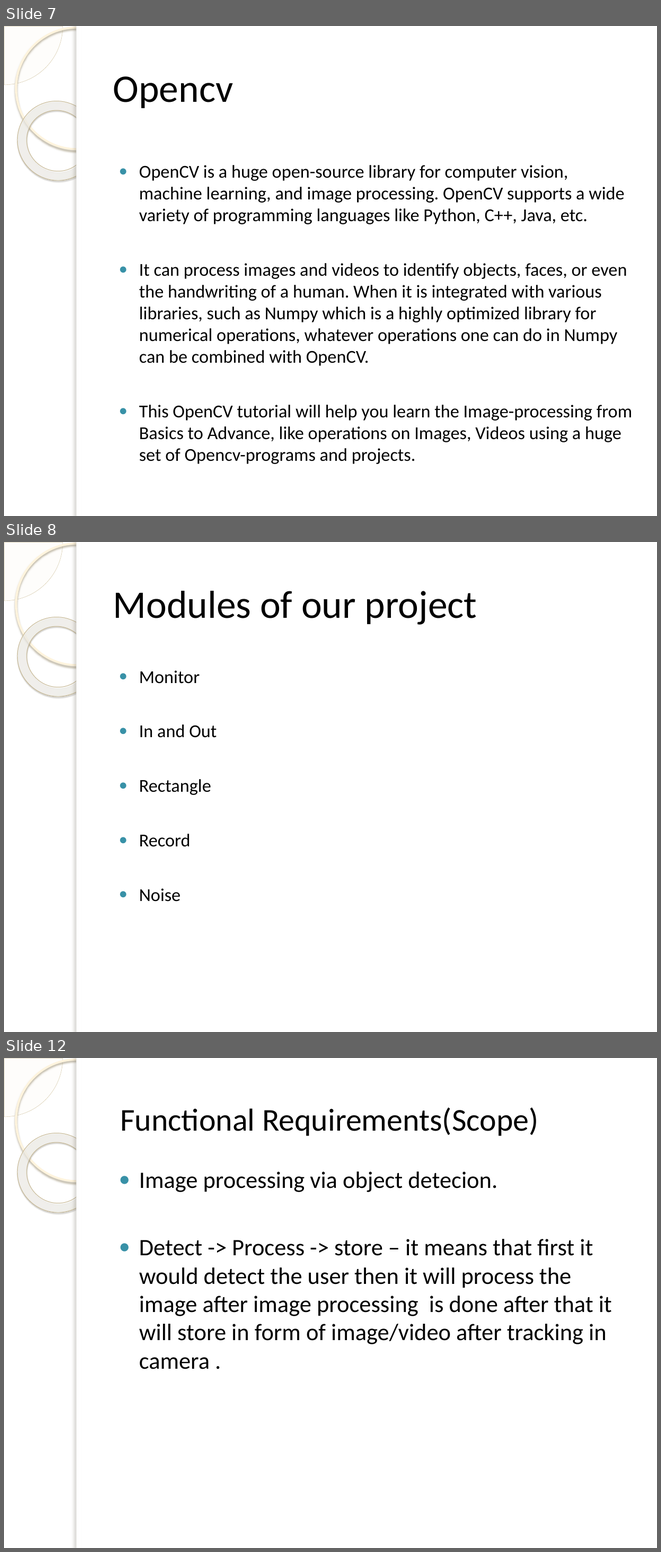
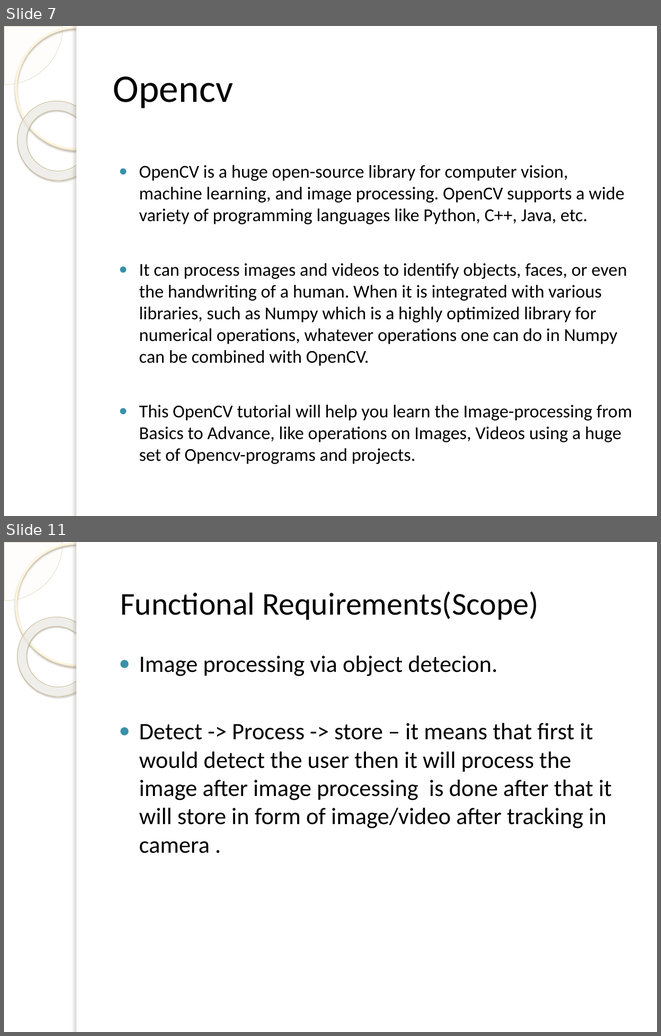
Before and after one commit to krushnal111/SGP-Final-Semester, a slide deck: SMART CCTV.pptx. Shown one above the other, each under a label of ours: slides 7, 8 and 12 before the commit, slides 7 and 11 after it; the slides between them are not shown. The pictures are 661x1552 and 661x1036 pixels, drawn with LibreOffice and Linux fonts; fonts in the diff are those of the drawing; background and template pictures are left out. Boxes give left, top, right and bottom in pixels: in the first picture for what was removed or moved away, otherwise in the second. Text is boxed around its words. In the diff, an @@ line names an element or a change of style, - is before the commit and + after.

```diff
--- a/SMART CCTV.pptx
+++ b/SMART CCTV.pptx
@@ slide 8 removed at bbox=[4, 542, 657, 1032], background picture (left out); not listed: 5 template elements that a slide beside it also shows @@
@@ title removed at bbox=[113, 591, 477, 625] @@
-Modules of our project
@@ text removed at bbox=[139, 670, 217, 901] @@
-● Monitor
-● In and Out
-● Rectangle
-● Record
-● Noise
@@ what was slide 12 is now slide 11 @@
```
Also in this commit, not shown: 6 slides changed, 2 slides added, 1 other slide removed.
